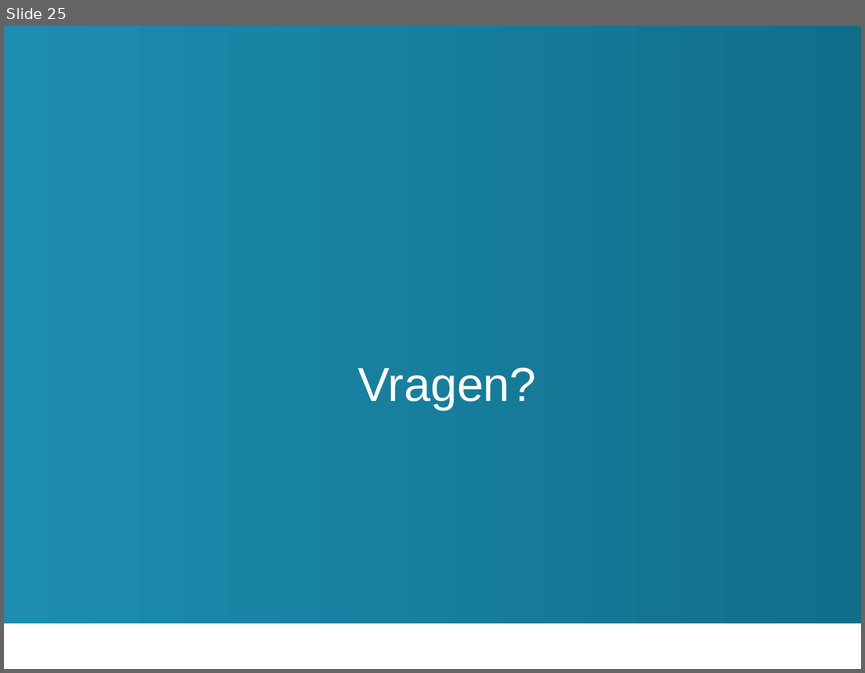
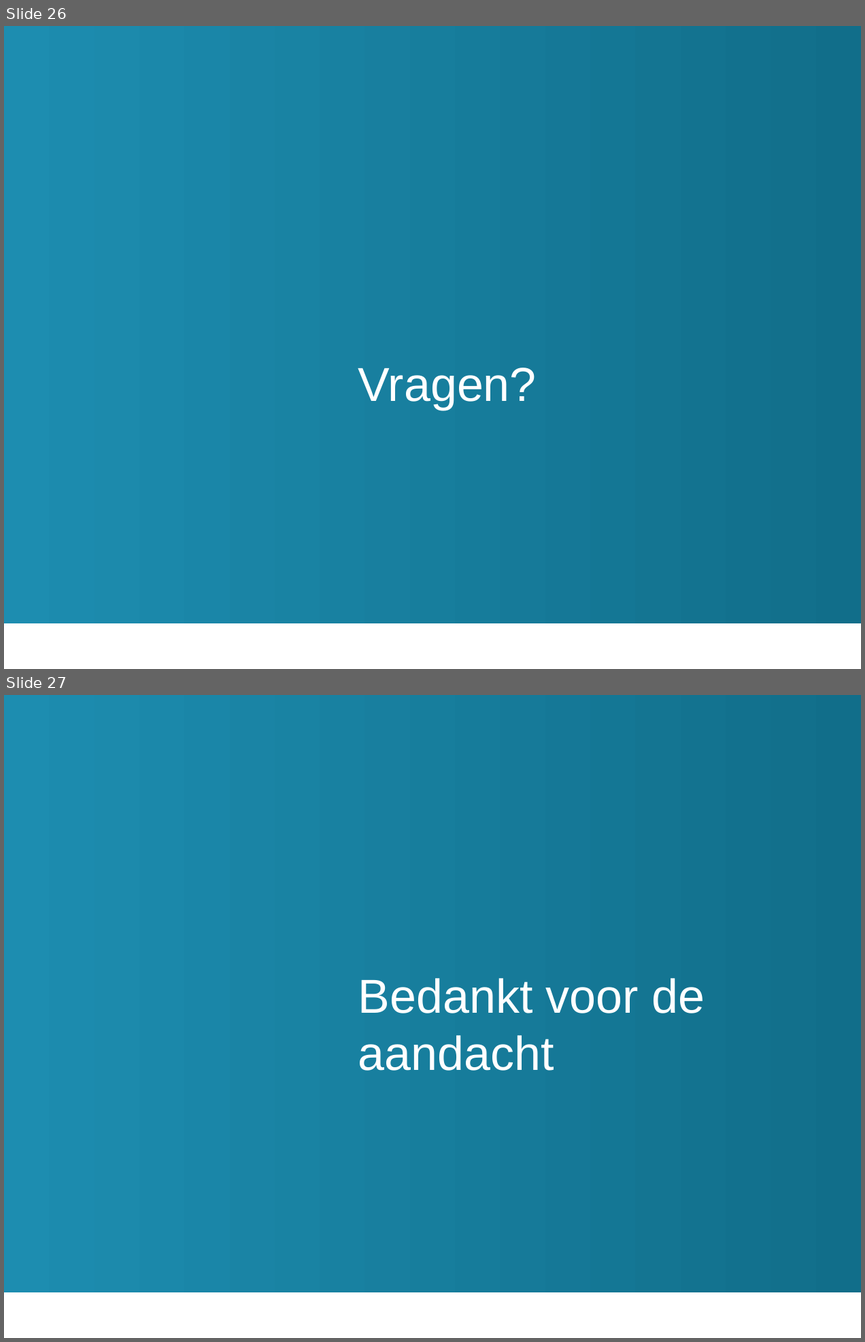
Before and after one commit to TomDeGroote/Bachelorproef, a slide deck: Paper/Finale Presentatie/presentatie.pptx. Shown one above the other, each under a label of ours: slide 25 before the commit, slides 26 and 27 after it. The pictures are 865x673 and 865x1342 pixels, drawn with LibreOffice and Linux fonts; fonts in the diff are those of the drawing; background and template pictures are left out. Boxes give left, top, right and bottom in pixels: in the first picture for what was removed or moved away, otherwise in the second. Text is boxed around its words. In the diff, an @@ line names an element or a change of style, - is before the commit and + after.

```diff
--- a/Paper/Finale Presentatie/presentatie.pptx
+++ b/Paper/Finale Presentatie/presentatie.pptx
@@ slide 27 added at (4,695,861,1338), background #FFFFFF; not listed: 1 template element that a slide beside it also shows @@
@@ title added at (358,978,704,1070), 40 pt, text #FFFFFF @@
+Bedankt voor de aandacht
@@ what was slide 25 is now slide 26 @@
```
Also in this commit, not shown: 6 slides changed, 1 other slide added, 6 other files.
